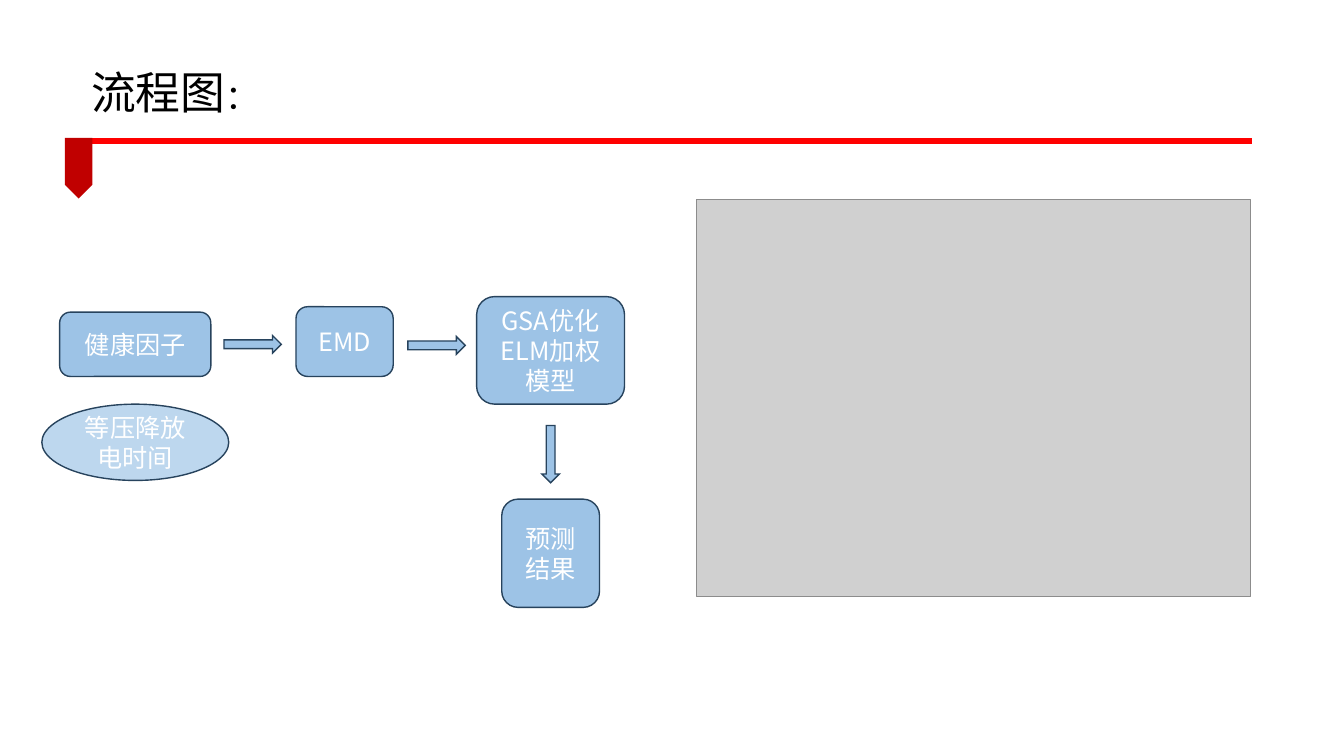
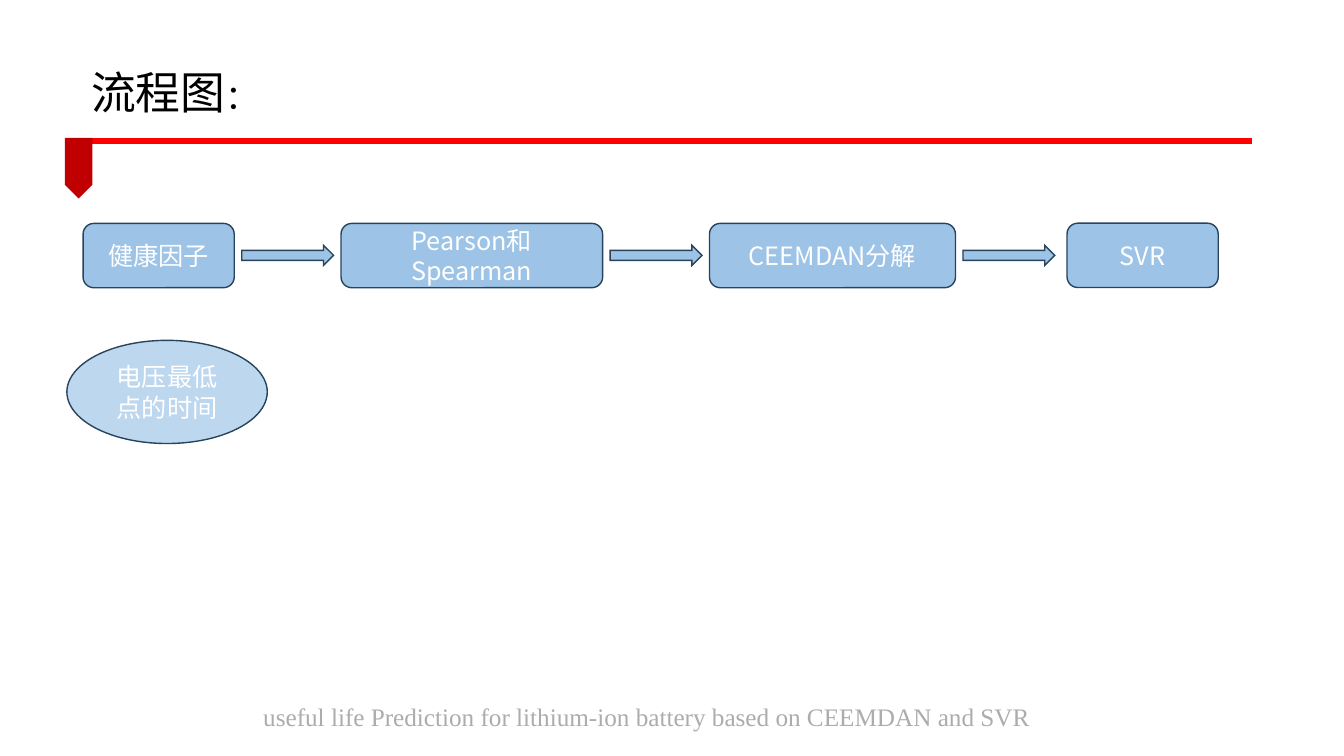
Before and after one commit to lucking666/sys, a slide deck: slide 7 of 卢老师论文汇报/CEEMDAN汇报.pptx (slide 8 before the commit). Drawn at 1344x756 pixels with LibreOffice and Linux fonts; fonts in the diff are those of the drawing; grey boxes stand for pictures; background and template pictures are left out. Boxes give left, top, right and bottom in pixels: in the first picture for what was removed or moved away, otherwise in the second. Text is boxed around its words. In the diff, an @@ line names an element or a change of style, - is before the commit and + after.

```diff
--- a/卢老师论文汇报/CEEMDAN汇报.pptx
+++ b/卢老师论文汇报/CEEMDAN汇报.pptx
@@ picture removed at <box>697,200,1250,598</box> @@
@@ rounded rectangle "健康因子": place and size @@
-rounded rectangle "健康因子" at <box>59,313,211,377</box>
+rounded rectangle "健康因子" at <box>83,224,234,288</box>
@@ rounded rectangle added at <box>341,224,603,288</box>, fill #9DC3E6, outline #28445D 1 pt, 18 pt, text #FFFFFF @@
+Pearson和Spearman
@@ rounded rectangle added at <box>710,224,956,288</box>, fill #9DC3E6, outline #28445D 1 pt, 18 pt, text #FFFFFF @@
+CEEMDAN分解
@@ rounded rectangle added at <box>1068,223,1219,287</box>, fill #9DC3E6, outline #28445D 1 pt, 18 pt, text #FFFFFF @@
+SVR
@@ right arrow: place and size @@
-right arrow at <box>224,336,281,353</box>
+right arrow at <box>242,245,334,265</box>
@@ right arrow added at <box>610,245,702,265</box>, fill #9DC3E6, outline #28445D 1 pt @@
@@ right arrow added at <box>963,245,1055,265</box>, fill #9DC3E6, outline #28445D 1 pt @@
@@ rounded rectangle removed at <box>477,296,625,404</box> @@
-GSA优化ELM加权模型
@@ rounded rectangle removed at <box>296,307,393,376</box> @@
-EMD
@@ ellipse "电压最低点的时间": place and size @@
-ellipse "电压最低点的时间" at <box>42,404,229,481</box>
+ellipse "电压最低点的时间" at <box>67,341,267,444</box>
@@ right arrow removed at <box>408,337,466,354</box> @@
@@ text in ellipse at <box>117,365,218,419</box>: text changed; font Arial to Noto Sans CJK SC @@
-等压降放电时间
+电压最低点的时间
@@ right arrow removed at <box>542,425,560,483</box> @@
@@ rounded rectangle removed at <box>502,499,600,607</box> @@
-预测结果
@@ text added at <box>263,708,1029,731</box>, 18 pt, text #AFABAB @@
+useful life Prediction for lithium-ion battery based on CEEMDAN and SVR
```
Also in this commit, not shown: 2 other slides changed, 2 slides added, 4 slides removed, 2 other files.
